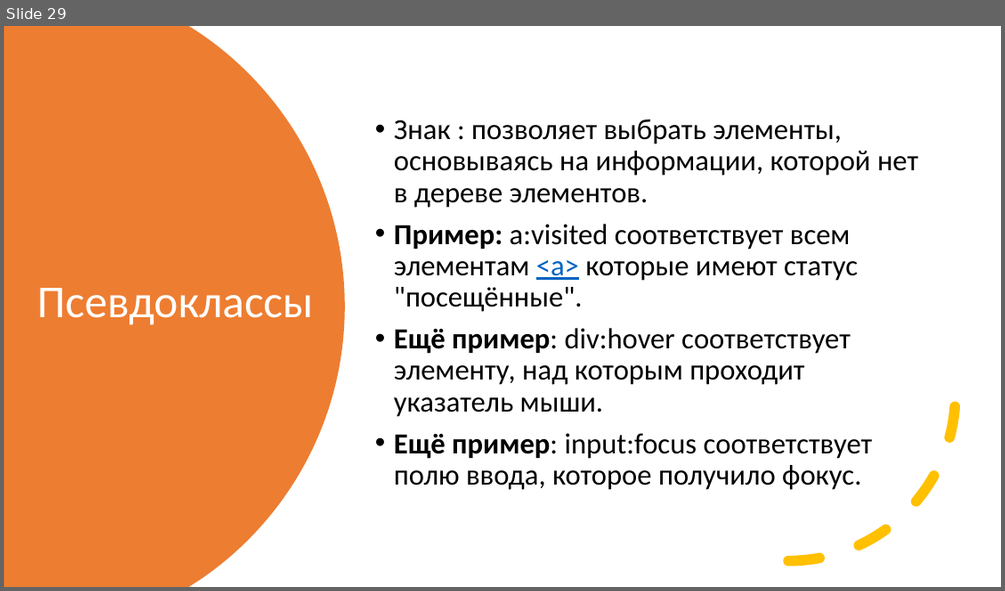
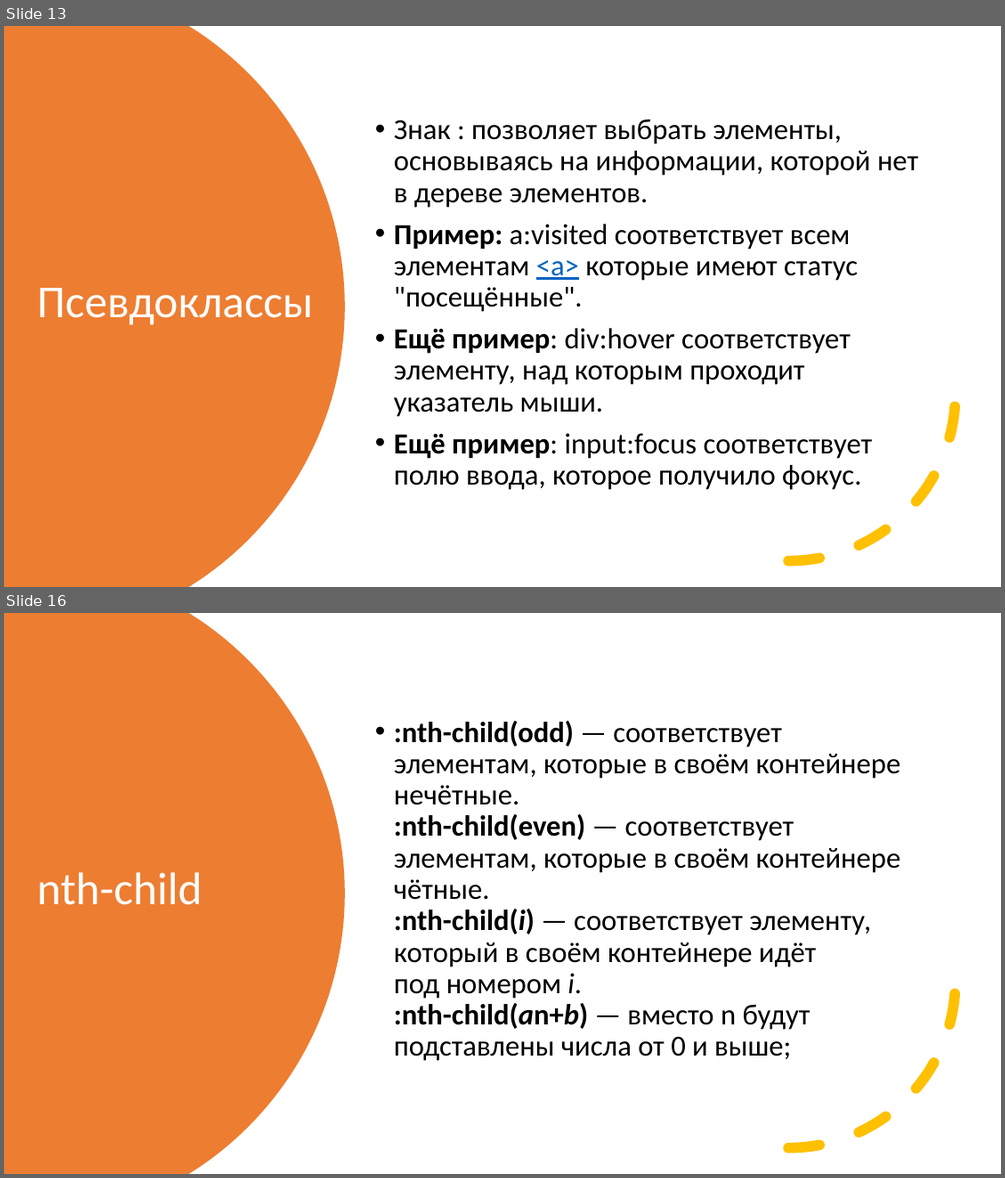
Before and after one commit to sashaklimenok/mentoring, a slide deck: Lesson-6/Presentation2.pptx. Shown one above the other, each under a label of ours: slide 29 before the commit, slides 13 and 16 after it; the slides between them are not shown. The pictures are 1005x591 and 1005x1178 pixels, drawn with LibreOffice and Linux fonts; fonts in the diff are those of the drawing. Boxes give left, top, right and bottom in pixels: in the first picture for what was removed or moved away, otherwise in the second. Text is boxed around its words. In the diff, an @@ line names an element or a change of style, - is before the commit and + after.

```diff
--- a/Lesson-6/Presentation2.pptx
+++ b/Lesson-6/Presentation2.pptx
@@ slide 16 added at (x1=4, y1=613, x2=1001, y2=1174), background #FFFFFF @@
@@ freeform shape added at (x1=4, y1=613, x2=345, y2=1174), fill #ED7D31 @@
@@ text added at (x1=394, y1=721, x2=901, y2=1061), 28 pt, text #000000 @@
+• :nth-child(odd) — соответствует элементам, которые в своём контейнере нечётные.
+  :nth-child(even) — соответствует элементам, которые в своём контейнере чётные.
+  :nth-child(i) — соответствует элементу, который в своём контейнере идёт
+  под номером i.
+  :nth-child(an+b) — вместо n будут подставлены числа от 0 и выше;
@@ arc (boxed as its full ellipse) added at (x1=622, y1=814, x2=956, y2=1149), outline #FFC000 10 pt dashed @@
@@ title added at (x1=37, y1=872, x2=202, y2=905), 44 pt, text #FFFFFF @@
+nth-child
@@ what was slide 29 is now slide 13 @@
```
Also in this commit, not shown: 3 slides changed, 7 other slides added, 15 slides removed, 1 other file.
